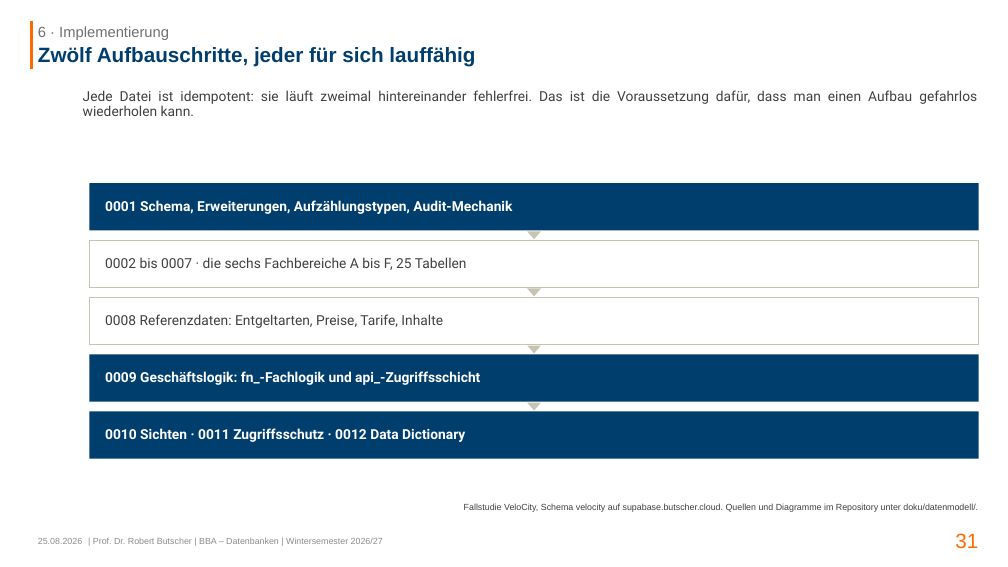
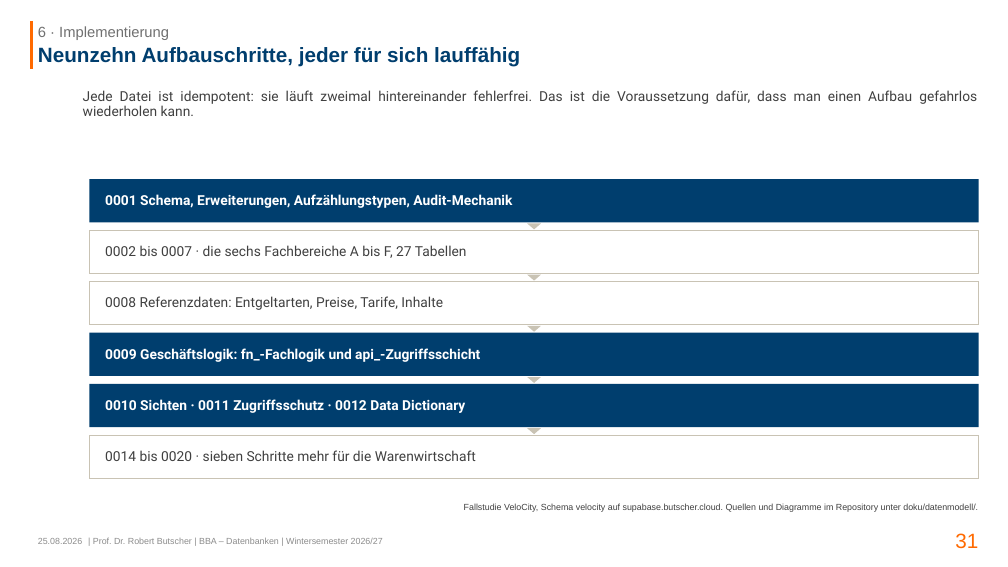
Before and after one commit to swrobuts/velocity-fallstudie, a slide deck: slide 31 of slides/velocity-datenbankentwurf.pptx. Drawn at 1008x567 pixels with LibreOffice and Linux fonts; fonts in the diff are those of the drawing. Boxes give left, top, right and bottom in pixels: in the first picture for what was removed or moved away, otherwise in the second. Text is boxed around its words. In the diff, an @@ line names an element or a change of style, - is before the commit and + after.

```diff
--- a/slides/velocity-datenbankentwurf.pptx
+++ b/slides/velocity-datenbankentwurf.pptx
@@ title at [38,47,520,67]: text changed @@
-Zwölf Aufbauschritte, jeder für sich lauffähig
+Neunzehn Aufbauschritte, jeder für sich lauffähig
@@ rectangle "0001 Schema, Erweiterungen, Aufzählungstypen, Audit-Mechanik": place and size @@
-rectangle "0001 Schema, Erweiterungen, Aufzählungstypen, Audit-Mechanik" at [89,183,979,230]
+rectangle "0001 Schema, Erweiterungen, Aufzählungstypen, Audit-Mechanik" at [89,179,979,223]
@@ rectangle "0002 bis 0007 · die ...": place and size @@
-rectangle "0002 bis 0007 · die ..." at [89,240,979,288]
+rectangle "0002 bis 0007 · die ..." at [89,230,979,274]
@@ triangle: place and size @@
-triangle at [527,231,541,239]
+triangle at [527,223,541,229]
@@ text in rectangle at [105,245,467,258]: text changed @@
-0002 bis 0007 · die sechs Fachbereiche A bis F, 25 Tabellen
+0002 bis 0007 · die sechs Fachbereiche A bis F, 27 Tabellen
@@ rectangle "0008 Referenzdaten: Entgeltarten, Preise, Tarife, ...": place and size @@
-rectangle "0008 Referenzdaten: Entgeltarten, Preise, Tarife, ..." at [89,297,979,345]
+rectangle "0008 Referenzdaten: Entgeltarten, Preise, Tarife, ..." at [89,281,979,325]
@@ triangle: place and size @@
-triangle at [527,289,541,296]
+triangle at [527,275,541,281]
@@ triangle: place and size @@
-triangle at [527,346,541,354]
+triangle at [527,326,541,332]
@@ rectangle "0009 Geschäftslogik: fn_-Fachlogik und api_-Zugriffsschicht": place and size @@
-rectangle "0009 Geschäftslogik: fn_-Fachlogik und api_-Zugriffsschicht" at [89,354,979,402]
+rectangle "0009 Geschäftslogik: fn_-Fachlogik und api_-Zugriffsschicht" at [89,332,979,376]
@@ rectangle "0010 Sichten · 0011 Zugriffsschutz ...": place and size @@
-rectangle "0010 Sichten · 0011 Zugriffsschutz ..." at [89,412,979,459]
+rectangle "0010 Sichten · 0011 Zugriffsschutz ..." at [89,384,979,427]
@@ triangle: place and size @@
-triangle at [527,403,541,410]
+triangle at [527,377,541,383]
@@ rectangle added at [89,435,979,478], fill #FFFFFF, outline #C9C3B4 0.75 pt, 14 pt, text #404040 @@
+0014 bis 0020 · sieben Schritte mehr für die Warenwirtschaft
@@ triangle added at [527,428,541,434], fill #C9C3B4 @@
```
Also in this commit, not shown: 5 other slides changed, 7 other files.
